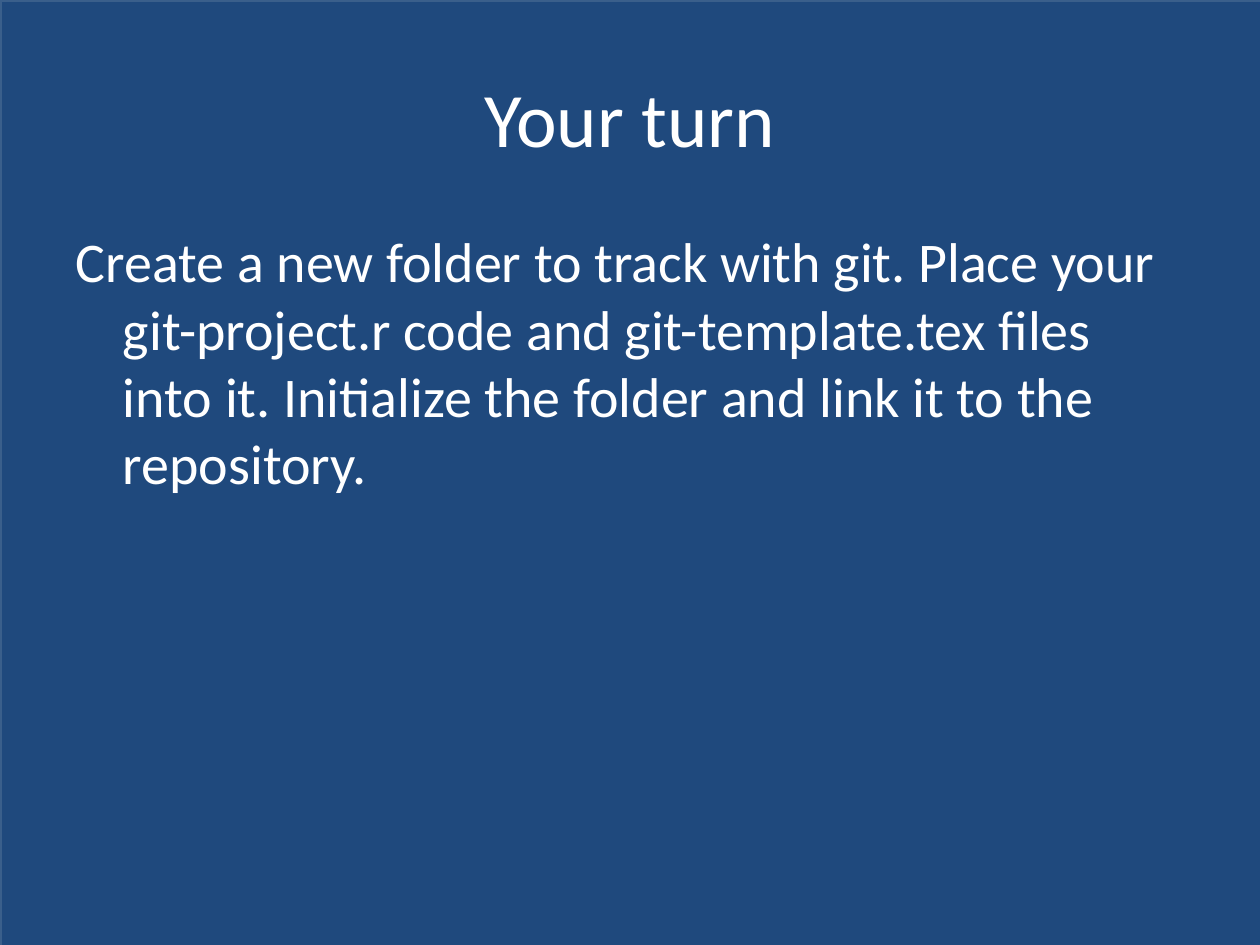
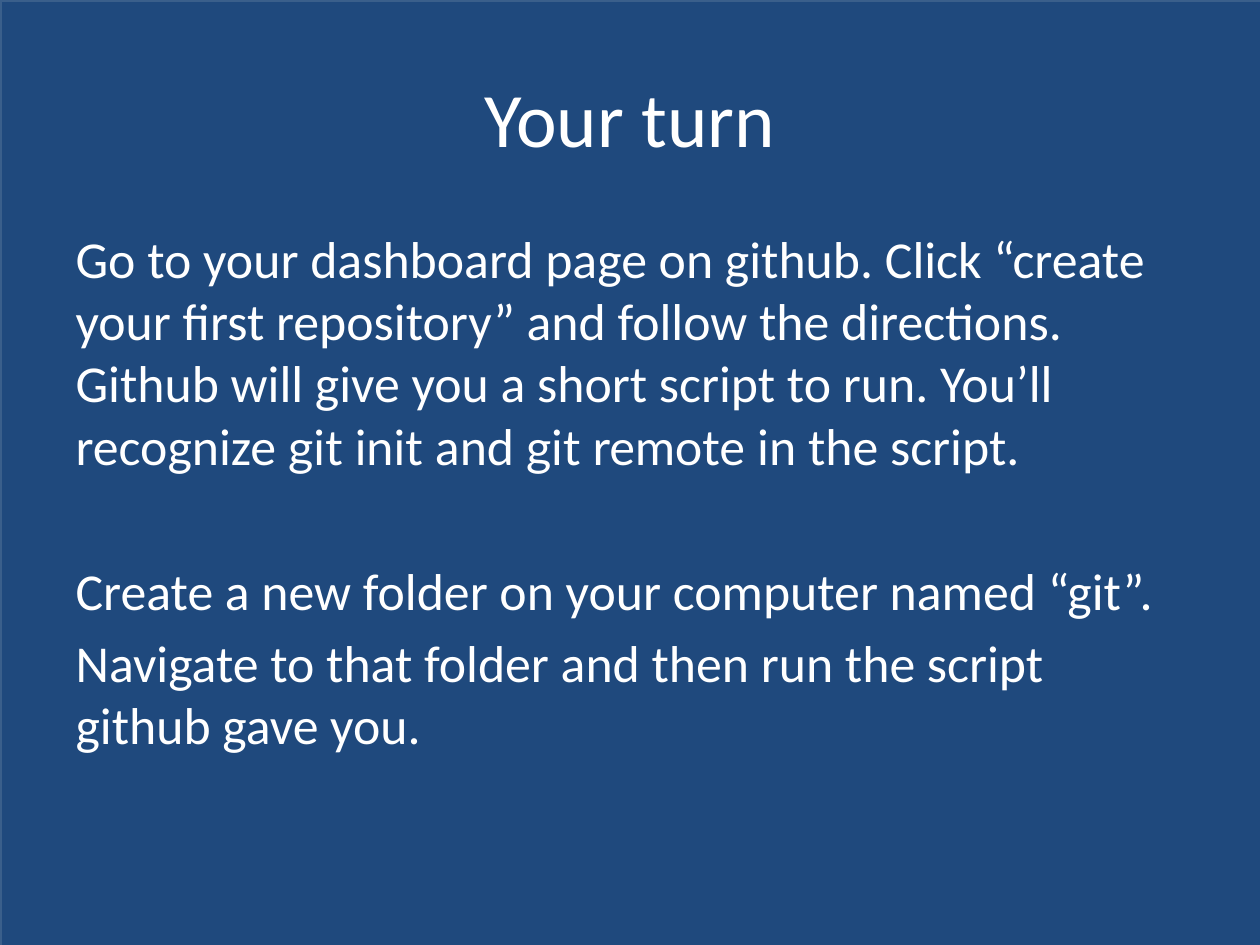
Before and after one commit to hadley/stat405-resources, a slide deck: slide 21 of git-lecture/Stat-405-git-lecture.pptx (slide 19 before the commit). Drawn at 1260x945 pixels with LibreOffice and Linux fonts; fonts in the diff are those of the drawing. Boxes give left, top, right and bottom in pixels: in the first picture for what was removed or moved away, otherwise in the second. Text is boxed around its words. In the diff, an @@ line names an element or a change of style, - is before the commit and + after.

```diff
--- a/git-lecture/Stat-405-git-lecture.pptx
+++ b/git-lecture/Stat-405-git-lecture.pptx
@@ text at bbox=[76, 241, 1153, 753]: text changed; size 32 to 29.6 pt @@
-Create a new folder to track with git. Place your git-project.r code and git-template.tex files into it. Initialize the folder and link it to the repository.
+Go to your dashboard page on github. Click “create your first repository” and follow the directions. Github will give you a short script to run. You’ll recognize git init and git remote in the script.
+Create a new folder on your computer named “git”.
+Navigate to that folder and then run the script github gave you.
```
Also in this commit, not shown: 21 other slides changed, 24 slides added, 4 slides removed, 1 other file.
